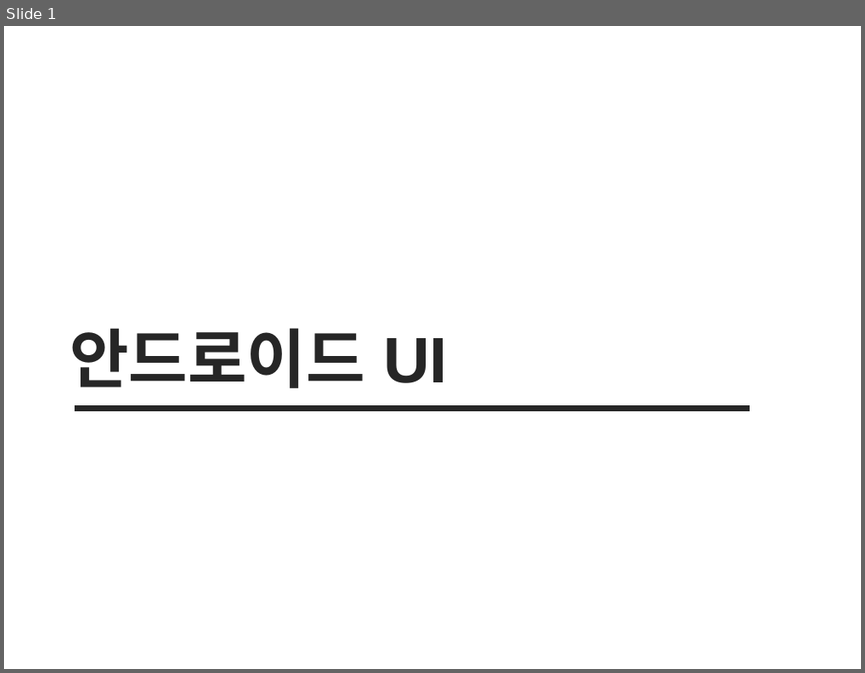
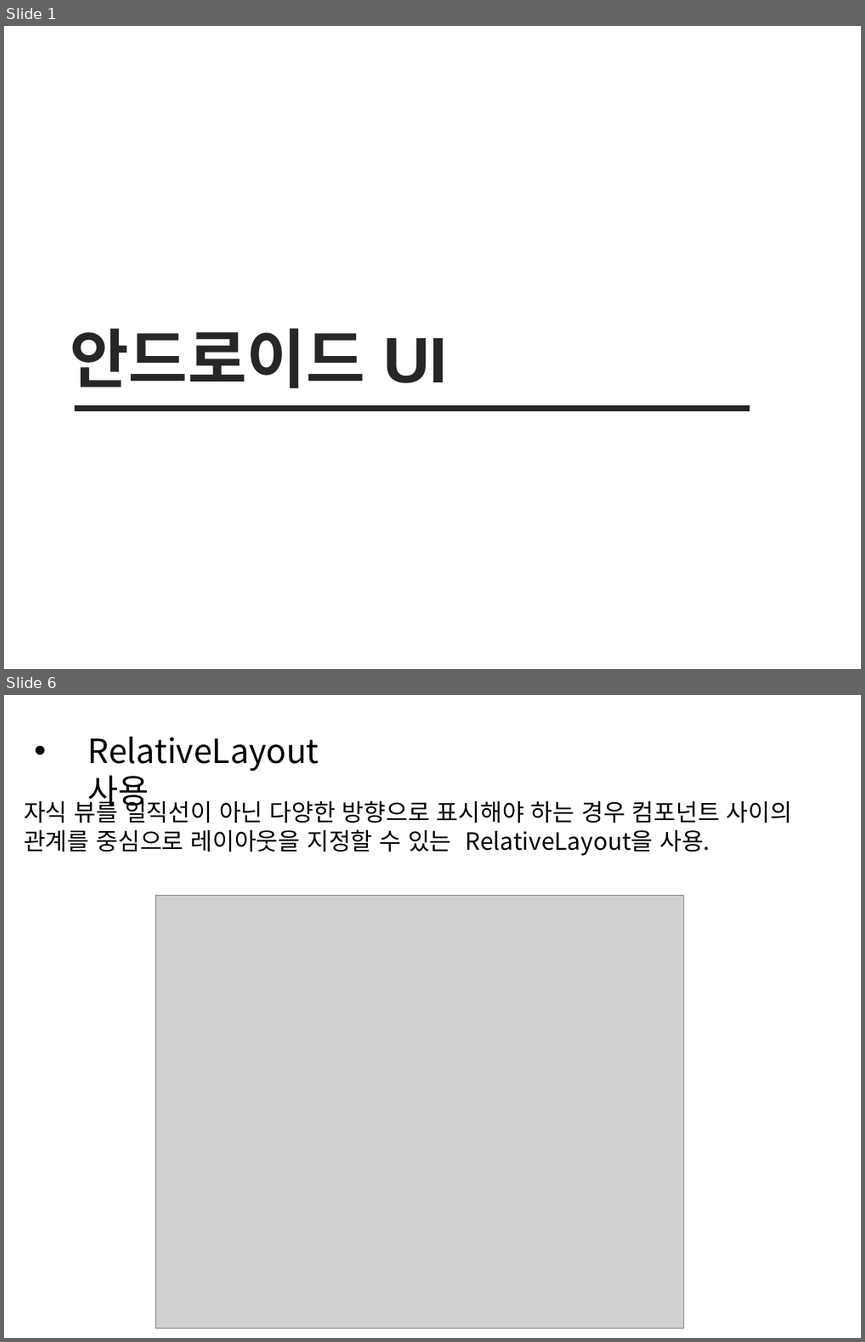
Before and after one commit to sc545/Beacon, a slide deck: 안드로이드 UI.pptx. Shown one above the other, each under a label of ours: slide 1 before the commit, slides 1 and 6 after it; the slides between them are not shown. The pictures are 865x673 and 865x1342 pixels, drawn with LibreOffice and Linux fonts; fonts in the diff are those of the drawing; grey boxes stand for pictures. Boxes give left, top, right and bottom in pixels: in the first picture for what was removed or moved away, otherwise in the second. Text is boxed around its words. In the diff, an @@ line names an element or a change of style, - is before the commit and + after.

```diff
--- a/안드로이드 UI.pptx
+++ b/안드로이드 UI.pptx
@@ slide 6 added at (4, 695, 861, 1338), background #FFFFFF @@
@@ text added at (88, 736, 319, 812), 28 pt, text #000000 @@
+• RelativeLayout 사용
@@ text added at (24, 797, 792, 856), 20 pt, text #000000 @@
+자식 뷰를 일직선이 아닌 다양한 방향으로 표시해야 하는 경우 컴포넌트 사이의 관계를 중심으로 레이아웃을 지정할 수 있는 RelativeLayout을 사용.
@@ picture added at (155, 895, 683, 1327) @@
```
Also in this commit, not shown: 18 other slides added, 15 slides removed, 1 other file.
